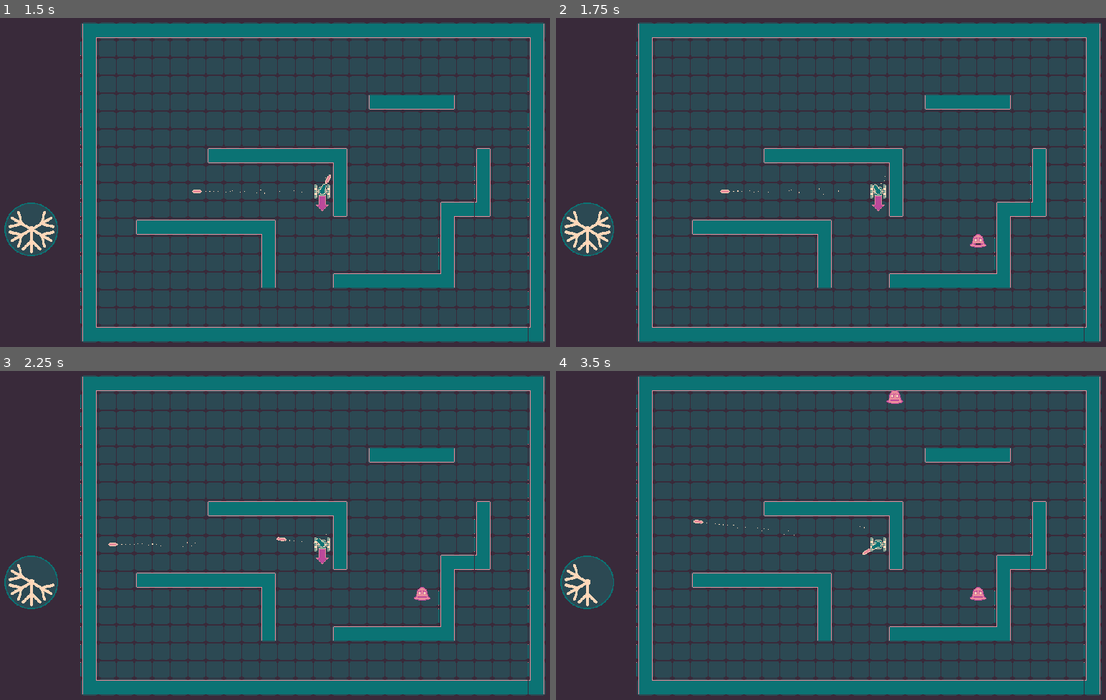
Above: before the commit, frames 1-4 (two rows, left to right).
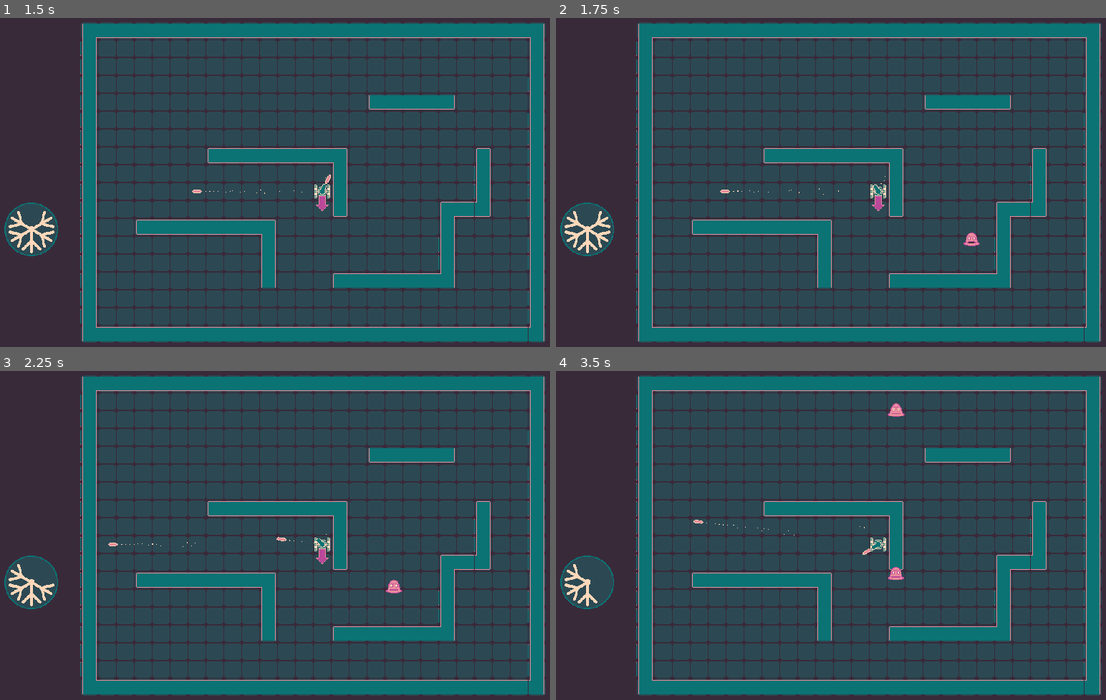
Above: after the commit, the same moments.

Repository: marc-jones/gdl-summer-jam-2021
Game: Godot game, scene res://nodes/PlayState.tscn
Same seed, same stepped clock (60 frames per second), same inputs: the game is played once before the commit and once after it.
Inputs (mouse positions are in pixels of both pictures, inside the frame that each line leads up to):
- Up to frame 1 (1.5 s): tap Enter at 0.5 s; move the mouse to (396, 166) at 0.52 s; hold Right (ui_right) 0.53-1.28 s; tap Space at 1.25 s; move the mouse to (154, 198) at 1.27 s; hold Down (ui_down) from 1.28 s (still down)
- Up to frame 2 (1.75 s): keep holding Down (ui_down)
- Up to frame 3 (2.25 s): move the mouse to (324, 463) at 2.02 s; release Down (ui_down) at 2.03 s; hold Right (ui_right) from 2.03 s (still down)
- Up to frame 4 (3.5 s): move the mouse to (798, 601) at 2.77 s; release Right (ui_right) at 2.78 s; hold Up (ui_up) from 2.78 s (still down)

Frame 1 is identical in both runs. In frame 2, 0.1% of the frame differs, in the area x 74-79%, y 65-70%; in frame 3, 0.2%; in frame 4, 0.3%, in the area x 60-79%, y 5-70%.
Error before the commit: Invalid get index '1' (on base: 'PoolVector2Array'). (res://scripts/Enemy.gd:22)

Commit message:
Updated navigation mesh

Diff:
--- a/nodes/PlayState.tscn
+++ b/nodes/PlayState.tscn
@@ -7,9 +7,9 @@
 [ext_resource path="res://assets/sprites/wall_sheet.png" type="Texture" id=5]
 [ext_resource path="res://nodes/FreezeIndicator.tscn" type="PackedScene" id=6]
 
-[sub_resource type="NavigationPolygon" id=4]
-vertices = PoolVector2Array( 8, 0, 8, 0, 0, 8, 0, 8, 0, 24, 8, 32, 8, 32, 24, 32, 32, 24, 32, 24, 32, 8, 24, 0, 24, 0 )
-polygons = [ PoolIntArray( 0, 1, 2, 3, 4, 5, 6, 7, 8, 9, 10, 11, 12 ) ]
+[sub_resource type="NavigationPolygon" id=16]
+vertices = PoolVector2Array( 32, 32, 0, 32, 0, 0, 32, 0 )
+polygons = [ PoolIntArray( 0, 1, 2, 3 ) ]
 
 [sub_resource type="ConvexPolygonShape2D" id=5]
 points = PoolVector2Array( 0, -32, 32, -32, 32, -32, 0, -32 )
@@ -53,7 +53,7 @@
 0/tile_mode = 0
 0/occluder_offset = Vector2( 0, 0 )
 0/navigation_offset = Vector2( 0, 0 )
-0/navigation = SubResource( 4 )
+0/navigation = SubResource( 16 )
 0/shape_offset = Vector2( 0, 0 )
 0/shape_transform = Transform2D( 1, 0, 0, 1, 0, 0 )
 0/shape_one_way = false
